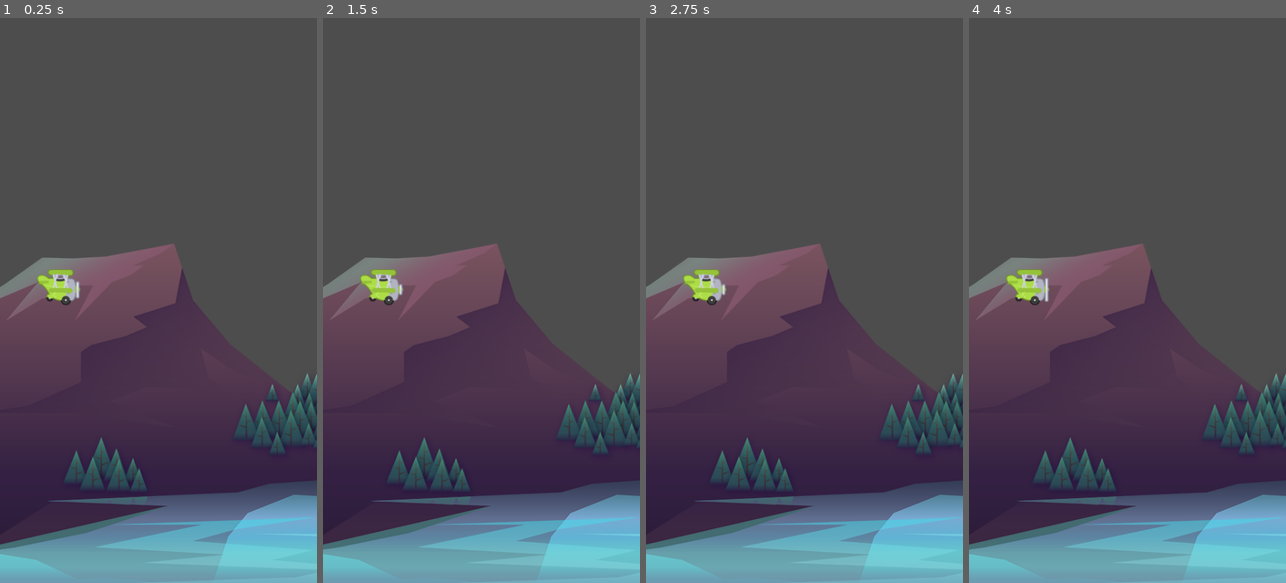
Above: before the commit, frames 1-4 (left to right).
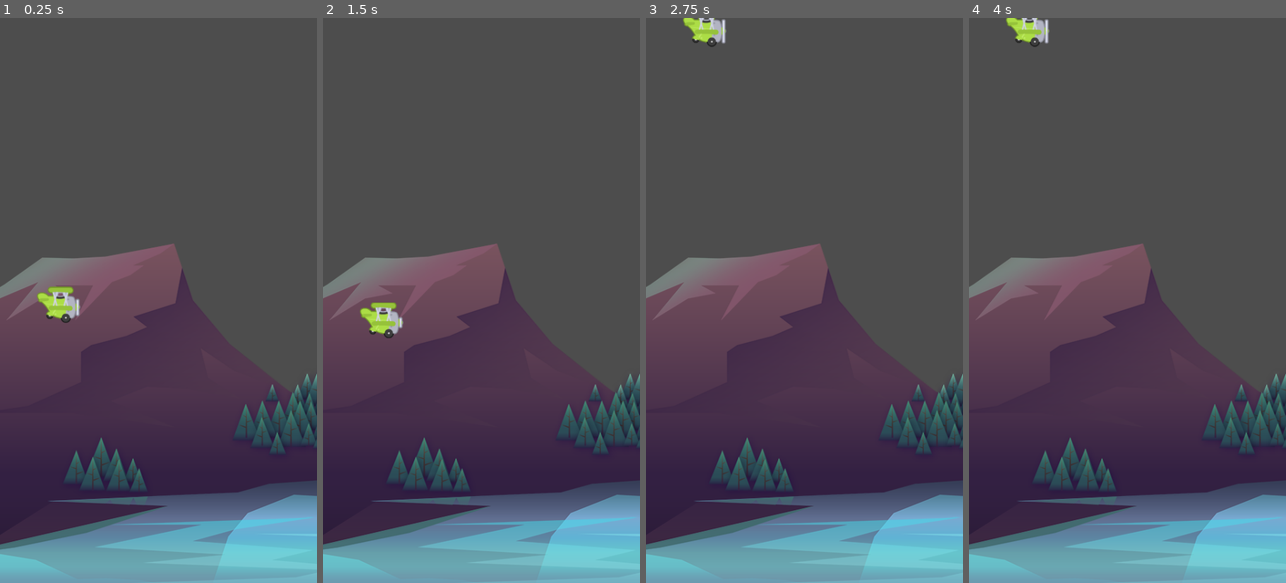
Above: after the commit, the same moments.

Repository: SiegeKnightt/Tappy-Plane
Game: Godot game, scene res://scenes/game/game.tscn
Two runs of this game, one before a commit and one after it. Both use one fixed random seed, a clock stepped at 60 frames per second and the inputs below. The project has no main scene, so this scene is started directly.
Inputs:
- Up to frame 1 (0.25 s): no input
- Up to frame 2 (1.5 s): tap Space (jump, bound only after the commit) at 0.6, 0.77, 1.07, 1.35 s
- Up to frame 3 (2.75 s): tap Space (jump, bound only after the commit) at 1.52, 1.82, 2.1 s
- Up to frame 4 (4 s): tap Space (jump, bound only after the commit) at 2.85, 3.02, 3.32, 3.6, 3.77 s; tap Enter at 3.5 s

The runs differ from the first frame. In frame 1, 0.9% of the frame differs, in the area x 11-26%, y 44-54%; in frame 2, 1.1%, in the area x 11-26%, y 44-57%; in frame 3, 1.0%; in frame 4, 1.1%.

Commit message:
Add script for plane movement

Diff:
--- a/project.godot
+++ b/project.godot
@@ -24,6 +24,14 @@
 
 project/assembly_name="Tappy Plane"
 
+[input]
+
+jump={
+"deadzone": 0.5,
+"events": [Object(InputEventKey,"resource_local_to_scene":false,"resource_name":"","device":-1,"window_id":0,"alt_pressed":false,"shift_pressed":false,"ctrl_pressed":false,"meta_pressed":false,"pressed":false,"keycode":0,"physical_keycode":32,"key_label":0,"unicode":32,"echo":false,"script":null)
+]
+}
+
 [rendering]
 
 renderer/rendering_method="mobile"
--- /dev/null
+++ b/scenes/barrier/barrier.tscn
@@ -0,0 +1,10 @@
+[gd_scene load_steps=2 format=3 uid="uid://x11olk7w15hd"]
+
+[sub_resource type="RectangleShape2D" id="RectangleShape2D_n14c6"]
+size = Vector2(505, 20)
+
+[node name="Barrier" type="StaticBody2D"]
+
+[node name="CollisionShape2D" type="CollisionShape2D" parent="."]
+position = Vector2(242.5, 0)
+shape = SubResource("RectangleShape2D_n14c6")
--- a/scenes/game/game.tscn
+++ b/scenes/game/game.tscn
@@ -1,7 +1,8 @@
-[gd_scene load_steps=3 format=3 uid="uid://bbyi6ygqkth3y"]
+[gd_scene load_steps=4 format=3 uid="uid://bbyi6ygqkth3y"]
 
 [ext_resource type="Texture2D" uid="uid://cmgh5mxoju7q8" path="res://assets/background/rocks_2.png" id="1_j21i4"]
 [ext_resource type="PackedScene" uid="uid://bxb3jl3pop7jx" path="res://scenes/plane/plane.tscn" id="2_6i70h"]
+[ext_resource type="PackedScene" uid="uid://x11olk7w15hd" path="res://scenes/barrier/barrier.tscn" id="3_nnso6"]
 
 [node name="Game" type="Node2D"]
 
@@ -11,3 +12,9 @@
 
 [node name="Plane" parent="." instance=ExtResource("2_6i70h")]
 position = Vector2(89, 407)
+
+[node name="Barrier" parent="." instance=ExtResource("3_nnso6")]
+position = Vector2(2, -21)
+
+[node name="Barrier2" parent="." instance=ExtResource("3_nnso6")]
+position = Vector2(2, 863)
--- /dev/null
+++ b/scenes/plane/plane.gd
@@ -0,0 +1,29 @@
+extends CharacterBody2D
+
+const GRAVITY: float = 800.0
+
+var jumpSpeed: float = -400.0
+
+@onready var sprite: AnimatedSprite2D = $Sprite
+
+# Called when the node enters the scene tree for the first time.
+func _ready():
+	pass # Replace with function body.
+
+# Called every frame. 'delta' is the elapsed time since the previous frame.
+func _physics_process(delta):
+	# Adds gravity
+	velocity.y += GRAVITY * delta
+
+	if (is_on_floor() == true || is_on_ceiling() == true):
+		die()
+
+	if (Input.is_action_just_pressed("jump")):
+		velocity.y += jumpSpeed
+
+	move_and_slide()
+
+# Stops animation and physics when plane hits ground/ceiling
+func die() -> void:
+	sprite.stop()
+	set_physics_process(false)
--- a/scenes/plane/plane.tscn
+++ b/scenes/plane/plane.tscn
@@ -1,6 +1,7 @@
-[gd_scene load_steps=6 format=3 uid="uid://bxb3jl3pop7jx"]
+[gd_scene load_steps=8 format=3 uid="uid://bxb3jl3pop7jx"]
 
 [ext_resource type="Texture2D" uid="uid://konj7sjnq6ax" path="res://assets/plane/planes_sheet.png" id="1_6n7ag"]
+[ext_resource type="Script" path="res://scenes/plane/plane.gd" id="1_8x14r"]
 
 [sub_resource type="AtlasTexture" id="AtlasTexture_wnqy8"]
 atlas = ExtResource("1_6n7ag")
@@ -31,7 +32,11 @@
 "speed": 10.0
 }]
 
+[sub_resource type="CircleShape2D" id="CircleShape2D_y2ruk"]
+radius = 6.75463
+
 [node name="Plane" type="CharacterBody2D"]
+script = ExtResource("1_8x14r")
 
 [node name="Sprite" type="AnimatedSprite2D" parent="."]
 scale = Vector2(0.75, 0.75)
@@ -40,3 +45,7 @@
 autoplay = "fly"
 frame = 2
 frame_progress = 0.0907597
+
+[node name="CollisionShape2D" type="CollisionShape2D" parent="."]
+scale = Vector2(4, 4)
+shape = SubResource("CircleShape2D_y2ruk")
